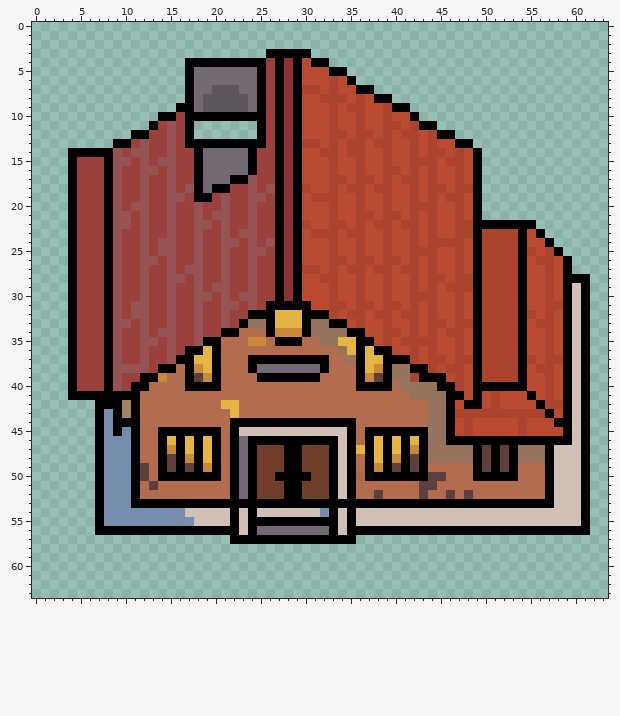
File history of a pixel-art sprite, source/core/assets/images/safehouse/exterior-day1-v2.0.png. Above: the version before the commit.
The file is 64x64 pixels. Colours within 5 levels of each other are drawn and written as one.
The result:
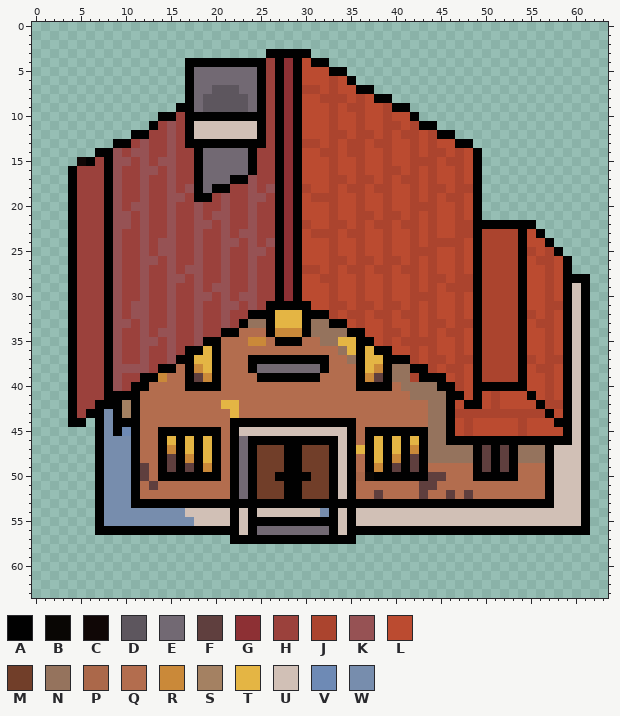
Palette (. is transparent): A #010101  B #090604  C #100706  D #5d565e  E #726973  F #5f3f3e  G #8d3034  H #9b413c  J #ab442e  K #965254  L #bb4b30  M #713e29  N #95735d  P #ab684a  Q #b36d4e  R #ca8939  S #a48162  T #e4b544  U #d1c0b6  V #6e8ab5  W #778dad
Changes in this commit:
Changed rows in their new state; - is an unchanged pixel.
first column x 4:
11 --------------UUUUUUU
12 --------------UUUUUUU
14 ...------------------
15 .CA------------------
first column x 4:
41 -HHH
42 AHH-
43 AHA-
44 AA--
Boxes around the changes in both pictures, in picture pixels (x1, y1, x2, y2):
added: (194, 121, 257, 139)
changed: (68, 148, 95, 166)
changed: (68, 391, 104, 427)
